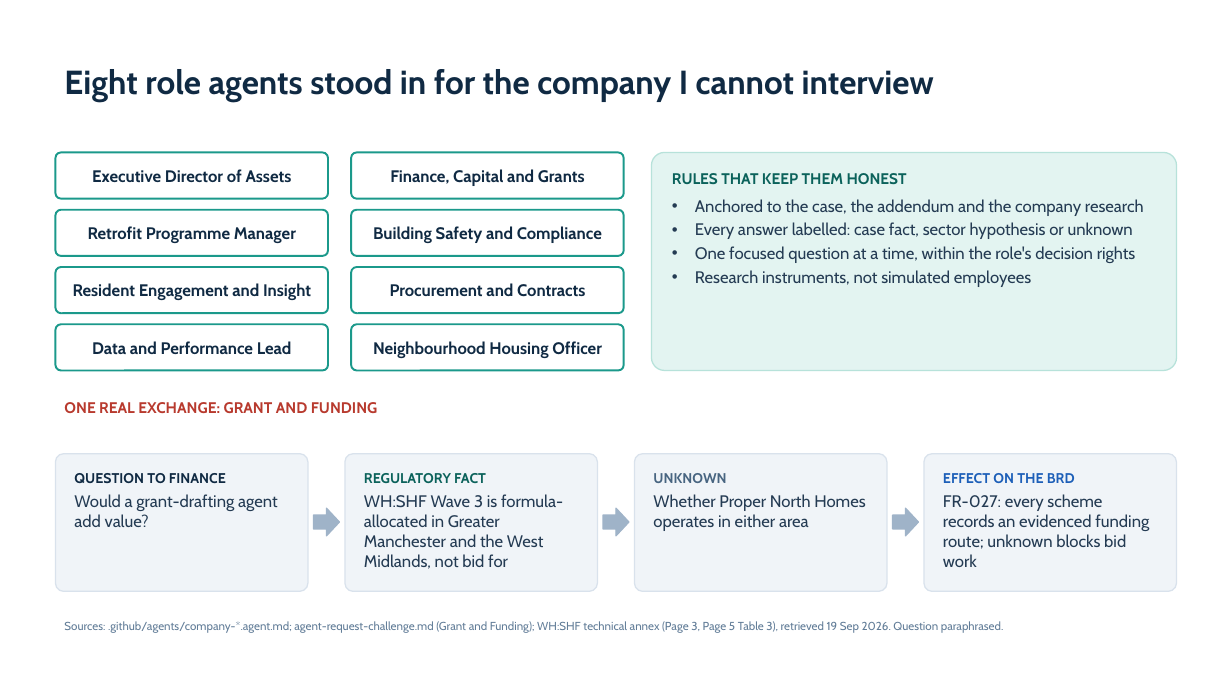
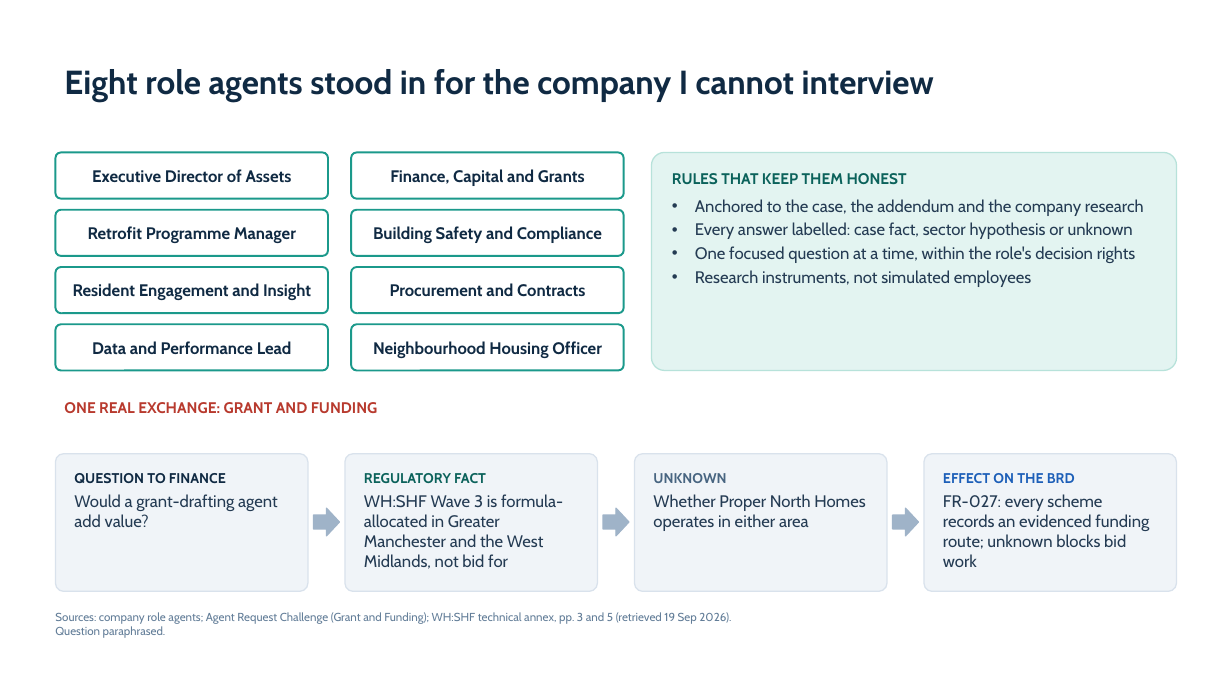
Before and after one commit to jmservera/ama, a slide deck: slide 5 of .copilot-tracking/ppt/2026-09-26/ama-mentor-progress-review/slide-deck/ama-mentor-progress-review.pptx. Drawn at 1232x693 pixels with LibreOffice and Linux fonts; fonts in the diff are those of the drawing. Boxes give left, top, right and bottom in pixels: in the first picture for what was removed or moved away, otherwise in the second. Text is boxed around its words. In the diff, an @@ line names an element or a change of style, - is before the commit and + after.

```diff
--- a/.copilot-tracking/ppt/2026-09-26/ama-mentor-progress-review/slide-deck/ama-mentor-progress-review.pptx
+++ b/.copilot-tracking/ppt/2026-09-26/ama-mentor-progress-review/slide-deck/ama-mentor-progress-review.pptx
@@ text at <box>55,612,731,638</box>: text changed @@
-Sources: .github/agents/company-*.agent.md; agent-request-challenge.md (Grant and Funding); WH:SHF technical annex (Page 3, Page 5 Table 3), retrieved 19 Sep 2026. Question paraphrased.
+Sources: company role agents; Agent Request Challenge (Grant and Funding); WH:SHF technical annex, pp. 3 and 5 (retrieved 19 Sep 2026).
+Question paraphrased.
```
Also in this commit, not shown: 11 other slides changed, 33 other files.
